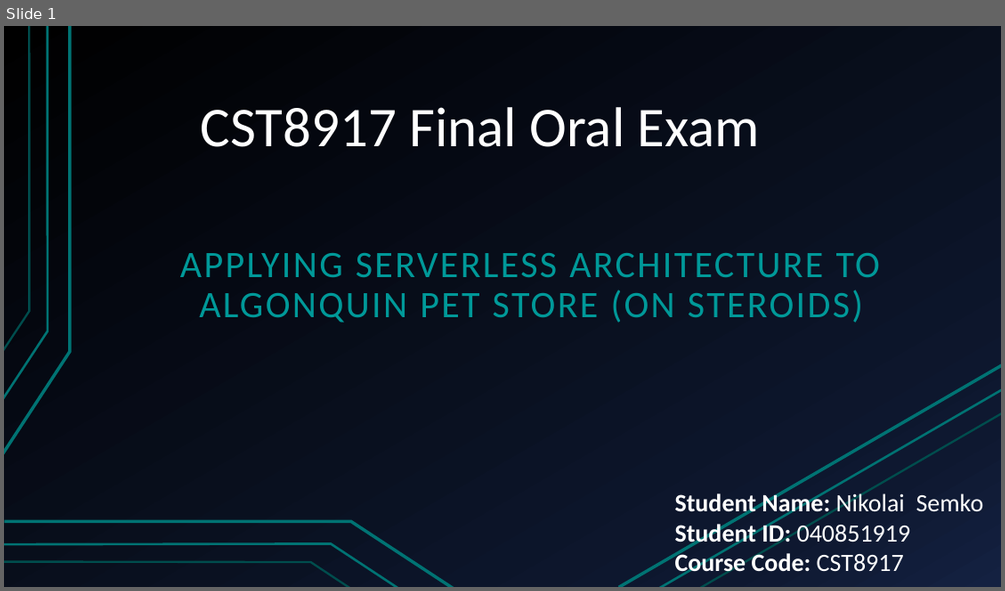
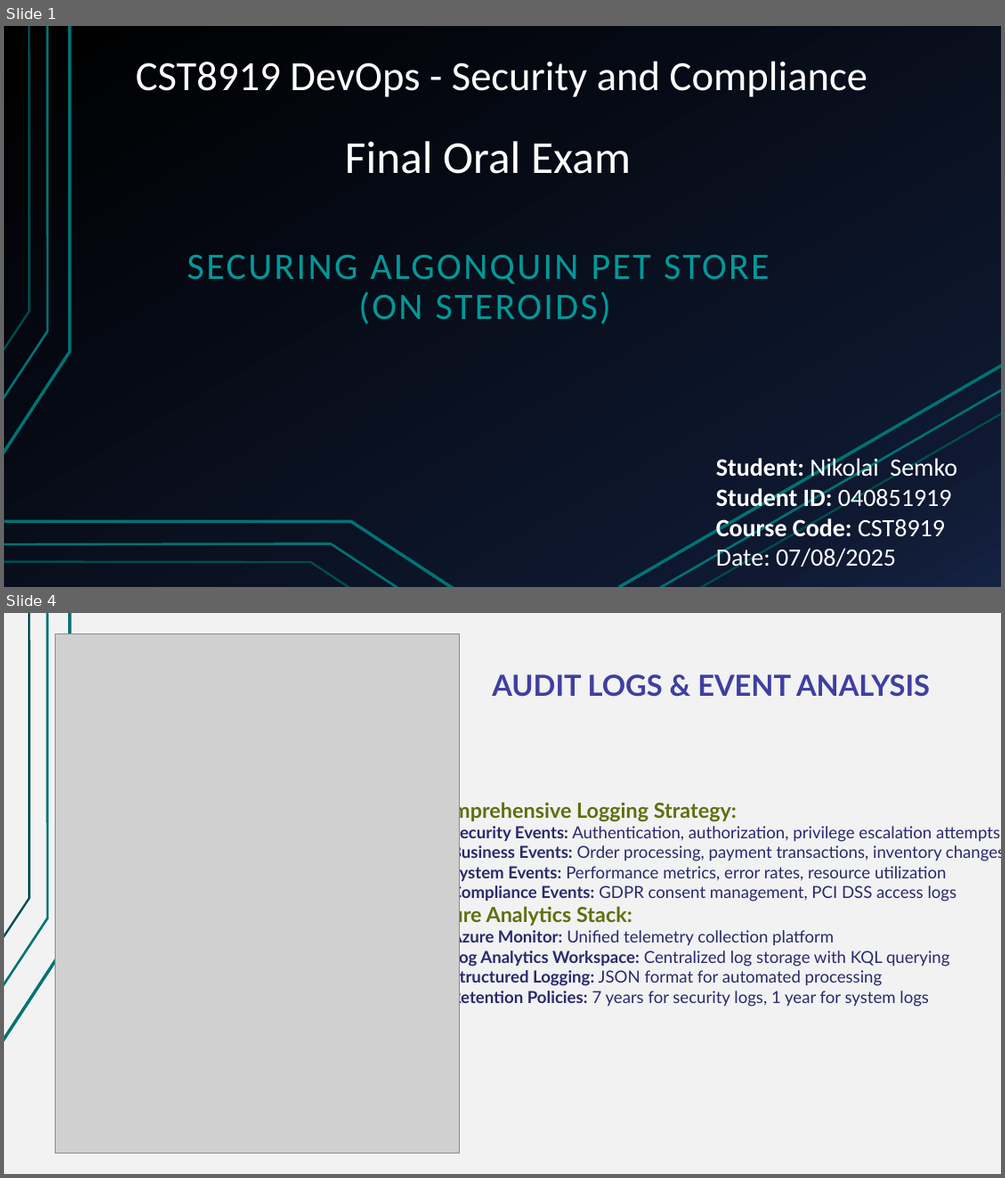
Before and after one commit to Nikolai-Semko/CST8919_Final_Oral_Exam, a slide deck: CST8919_Final_Oral_Exam_Presentation.pptx. Shown one above the other, each under a label of ours: slide 1 before the commit, slides 1 and 4 after it; the slides between them are not shown. The pictures are 1005x591 and 1005x1178 pixels, drawn with LibreOffice and Linux fonts; fonts in the diff are those of the drawing; grey boxes stand for pictures. Boxes give left, top, right and bottom in pixels: in the first picture for what was removed or moved away, otherwise in the second. Text is boxed around its words. In the diff, an @@ line names an element or a change of style, - is before the commit and + after.

```diff
--- a/CST8919_Final_Oral_Exam_Presentation.pptx
+++ b/CST8919_Final_Oral_Exam_Presentation.pptx
@@ slide 4 added at (x1=4, y1=613, x2=1001, y2=1174), background #F2F2F2; not listed: 3 template elements that a slide beside it also shows @@
@@ picture added at (x1=55, y1=634, x2=460, y2=1153) @@
@@ text added at (x1=492, y1=674, x2=930, y2=697), 28 pt, text #3F3FA2, bold @@
+AUDIT LOGS & EVENT ANALYSIS
@@ text added at (x1=428, y1=799, x2=1001, y2=1006), 16 pt, text #2A2A6C @@
+Comprehensive Logging Strategy:
+• Security Events: Authentication, authorization, privilege escalation attempts
+• Business Events: Order processing, payment transactions, inventory changes
+• System Events: Performance metrics, error rates, resource utilization
+• Compliance Events: GDPR consent management, PCI DSS access logs
+Azure Analytics Stack:
+• Azure Monitor: Unified telemetry collection platform
+• Log Analytics Workspace: Centralized log storage with KQL querying
+• Structured Logging: JSON format for automated processing
+• Retention Policies: 7 years for security logs, 1 year for system logs
@@ slide 1 changed as well @@
@@ title added at (x1=136, y1=61, x2=867, y2=97), 40 pt, text #FFFFFF @@
+CST8919 DevOps - Security and Compliance
@@ text "Final Oral Exam" at (x1=345, y1=141, x2=631, y2=174): vertical alignment bottom to top @@
@@ text at (x1=345, y1=141, x2=631, y2=174): text changed; size 54 to 44 pt @@
-CST8917 Final Oral Exam
+Final Oral Exam
@@ subtitle at (x1=187, y1=255, x2=769, y2=324): text changed @@
-APPLYING SERVERLESS ARCHITECTURE TO ALGONQUIN PET STORE (ON STEROIDS)
+SECURING ALGONQUIN PET STORE
+(ON STEROIDS)
@@ text at (x1=716, y1=455, x2=957, y2=572): text changed; bold off @@
-Student Name: Nikolai Semko
-Student ID: 040851919
-Course Code: CST8917
+Student: Nikolai Semko
+Student ID: 040851919
+Course Code: CST8919
+Date: 07/08/2025
```
Also in this commit, not shown: 8 other slides added, 10 slides removed, 1 other file.
